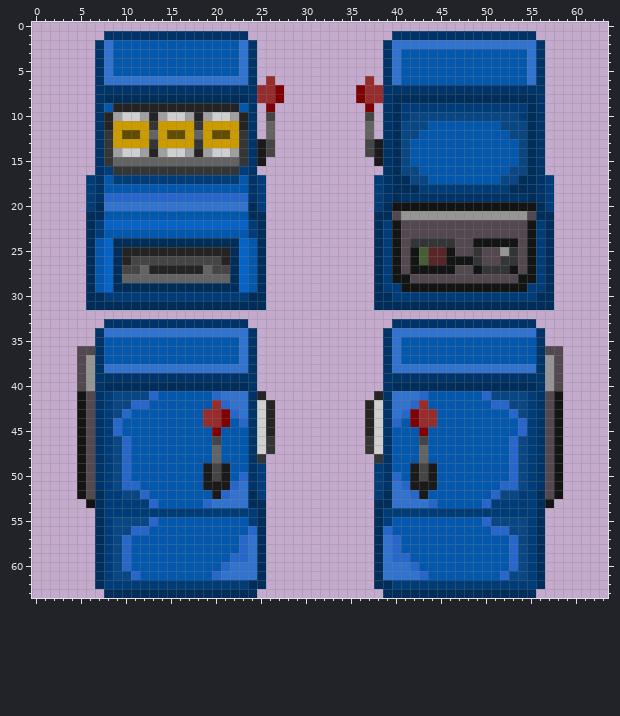
Pixel-art sprite -- Resources/Textures/_Goobstation/Structures/Machines/slotmachines/slotmachine.rsi/slotmachine.png. The picture above is the old version.
The file is 64x64 pixels. Colours within 5 levels of each other are drawn and written as one.
After:
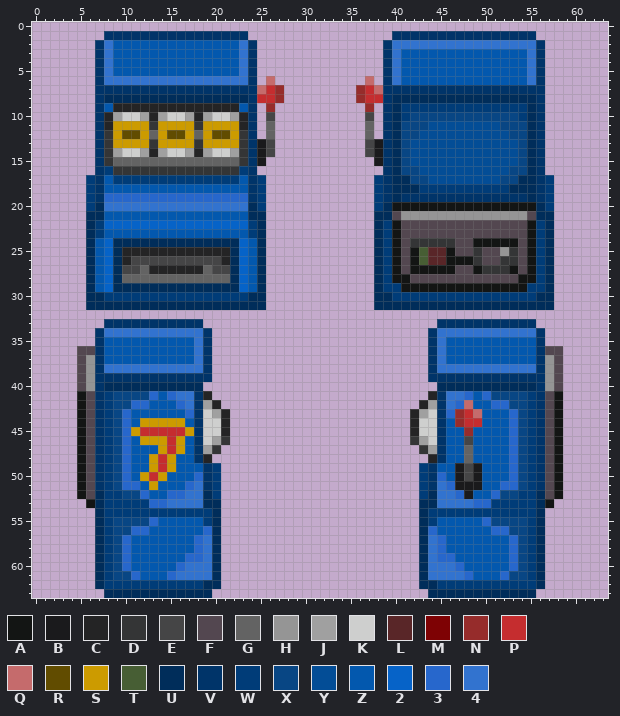
Palette (. is transparent): A #131514  B #1a1a1c  C #242425  D #343536  E #454546  F #534750  G #636363  H #959595  J #a0a0a0  K #cecfce  L #592628  M #7e0204  N #962c2b  P #c52d2f  Q #c56b6c  R #614c00  S #cc9b00  T #475e34  U #002d5a  V #003469  W #003c78  X #084684  Y #034d96  Z #0358ae  2 #0663c8  3 #2767cc  4 #3273cf
Diff:
Changed rows in their new state; - is an unchanged pixel.
first column x 25:
 6 -Q----------Q----------------
 7 QPN--------NPQ---------------
 8 PPN--------NPP---------------
 9 -N----------N----------------
11 -------------------YYYYYYYY--
12 ------------------YYYYYYYYYY-
13 -----------------YYYYYYYYYYYY
14 -----------------YYYYYYYYYYYY
15 -----------------YYYYYYYYYYYY
16 ------------------YYYYYYYYYY-
17 -------------------YYYYYYYY--
first column x 9:
33 ----------.....----------------.....----------
34 ----------V.....--------------.....V----------
35 ---------4V.....--------------.....V4---------
36 ---------4V.....--------------.....V4---------
37 ---------4V.....--------------.....V4---------
38 ----------V.....--------------.....V----------
39 -----------.....--------------.....-----------
40 ----------......--------------......----------
41 ------344VC......------------......CV443------
42 -------34VJC......----------......CJV43Q------
43 --------3VKJC.....----------.....CJKV3NPQ-----
44 X3-SSSSS-VKKC.....----------.....CKKV-NPP---3X
45 X3SPPPPPSVKKC.....----------.....CKKV--N----3X
46 ---SSSPS-VKJD.....----------.....DJKV--E------
47 -----SPS-VJD......----------......DJV--G------
48 ----SPS--VC......------------......CV--G------
49 ----SPS---VW.....------------.....WV--BEB-----
50 ---SPS---3VW.....------------.....WV3-BEB-----
51 ----S---34VW.....------------.....WV43BBB-----
52 ------3344UW.....------------.....WU443B------
53 -----34444UU.....------------.....UU44443-----
54 -----------U.....------------.....U-----------
55 ----------WU.....------------.....UW----------
56 ----------3U.....------------.....U3----------
57 ---------34U.....------------.....U43---------
58 ---------34U.....------------.....U43---------
59 --------334U.....------------.....U433--------
60 -------3444U.....------------.....U4443-------
61 ------34444U.....------------.....U44443------
62 ----------UU.....------------.....UU----------
63 -----------.....--------------.....-----------
Boxes around the changes in both pictures, in picture pixels (x1, y1, x2, y2):
changed: (257, 76, 284, 112)
changed: (356, 76, 383, 112)
changed: (410, 121, 518, 184)
changed: (113, 319, 275, 598)
changed: (365, 319, 527, 598)
